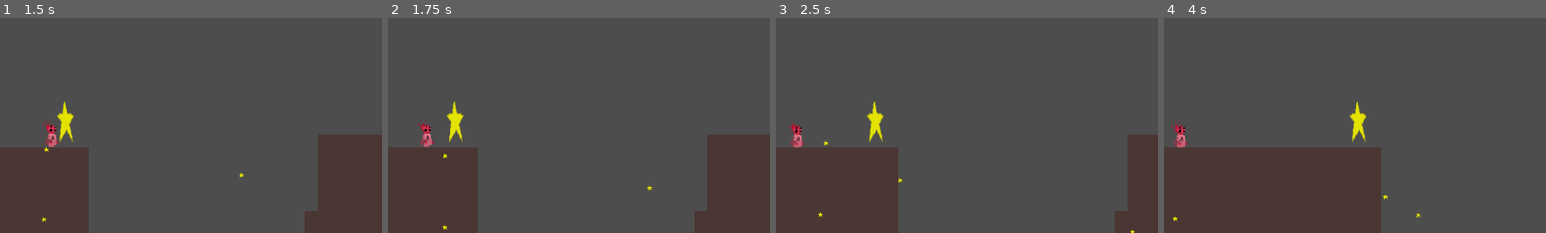
Above: before the commit, frames 1-4 (left to right).
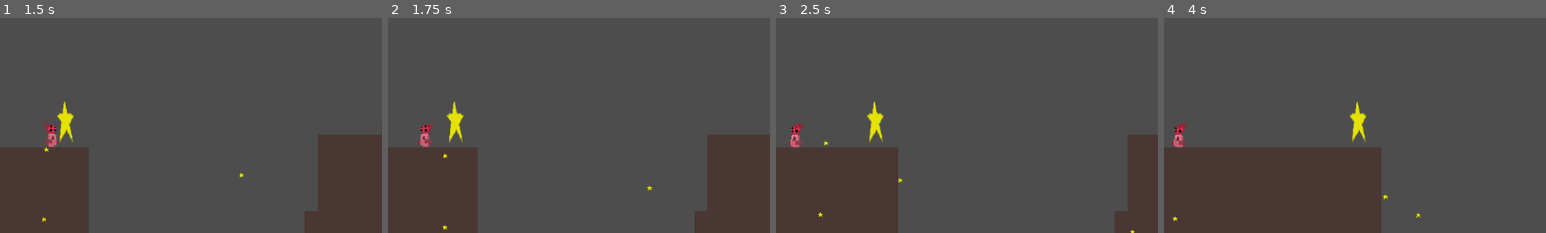
Above: after the commit, the same moments.

Repository: unsaltedkale/Quilt
Game: Godot game, scene res://TitleScreen.tscn
The game is run twice, just before and just after one commit, with the same random seed, the same clock (stepped at 60 frames per second) and the same inputs. The engine's default icon, where the game draws it, is replaced by a stand-in: a white triangle on a blue panel in a dark square. Sound files missing from this copy of the repository are replaced by a short silence.
Inputs (mouse positions are % of the whole screen's width and height, from its top left):
- Up to frame 1 (1.5 s): click "PLAY" at 0.5 s; move the mouse to (72, 45) at 1.27 s; hold D (move_right) from 1.28 s (still down); tap S (crouch) at 1.35 s; click (72, 45) at 1.42 s
- Up to frame 2 (1.75 s): keep holding D (move_right); tap Space (jump) at 1.52 s
- Up to frame 3 (2.5 s): keep holding D (move_right); move the mouse to (30, 55) at 2.02 s; click (30, 55) at 2.1 s; tap Space (jump) at 2.27 s
- Up to frame 4 (4 s): move the mouse to (60, 28) at 2.77 s; release D (move_right) at 2.78 s; hold A (move_left) 2.78-3.53 s; tap E (interact) at 2.85 s; move the mouse to (45, 70) at 3.52 s; hold D (move_right) from 3.53 s (still down); tap S (crouch) at 3.6 s; click (45, 70) at 3.67 s; tap Space (jump) at 3.77 s
The pictures show only the part of the screen within x 44-94%, y 50-100%; the shares and areas given below are measured in that part.

Frame 1 is identical in both runs. In frame 2, 0.2% of the frame differs, in the area x 7-12%, y 47-60%; in frame 3, 0.2%; in frame 4, 0.3%, in the area x 2-7%, y 47-61%.

Commit message:
made phlo animation auto work in cut scenes

Diff:
--- a/Emily WIP/Scripts/player.gd
+++ b/Emily WIP/Scripts/player.gd
@@ -168,17 +168,23 @@
 		print(current_velocity)
 
 	if previous_velocity > current_velocity and is_on_floor():
-		$AnimatedSprite2D.play("phlo_idle")
-		$AnimatedSprite2D.flip_h = false
+		turn_towards_left_count = 0
+		turn_towards_right_count += 1
+		if turn_towards_right_count == 3:
+			$AnimatedSprite2D.play("phlo_idle")
+			$AnimatedSprite2D.flip_h = false
 	elif previous_velocity < current_velocity and is_on_floor():
-		$AnimatedSprite2D.play("phlo_idle")
-		$AnimatedSprite2D.flip_h = true
+		turn_towards_right_count = 0
+		turn_towards_left_count += 1
+		if turn_towards_left_count == 3:
+			$AnimatedSprite2D.play("phlo_idle")
+			$AnimatedSprite2D.flip_h = true
 	elif current_velocity > 0:
-		$AnimatedSprite2D.play("phlo_idle")
-		$AnimatedSprite2D.flip_h = false
+			$AnimatedSprite2D.play("phlo_idle")
+			$AnimatedSprite2D.flip_h = false
 	elif current_velocity < 0:
-		$AnimatedSprite2D.play("phlo_idle")
-		$AnimatedSprite2D.flip_h = true
+			$AnimatedSprite2D.play("phlo_idle")
+			$AnimatedSprite2D.flip_h = true
 	elif not $AnimatedSprite2D.is_playing():
 		$AnimatedSprite2D.play("phlo_idle")
 	previous_velocity = current_velocity
